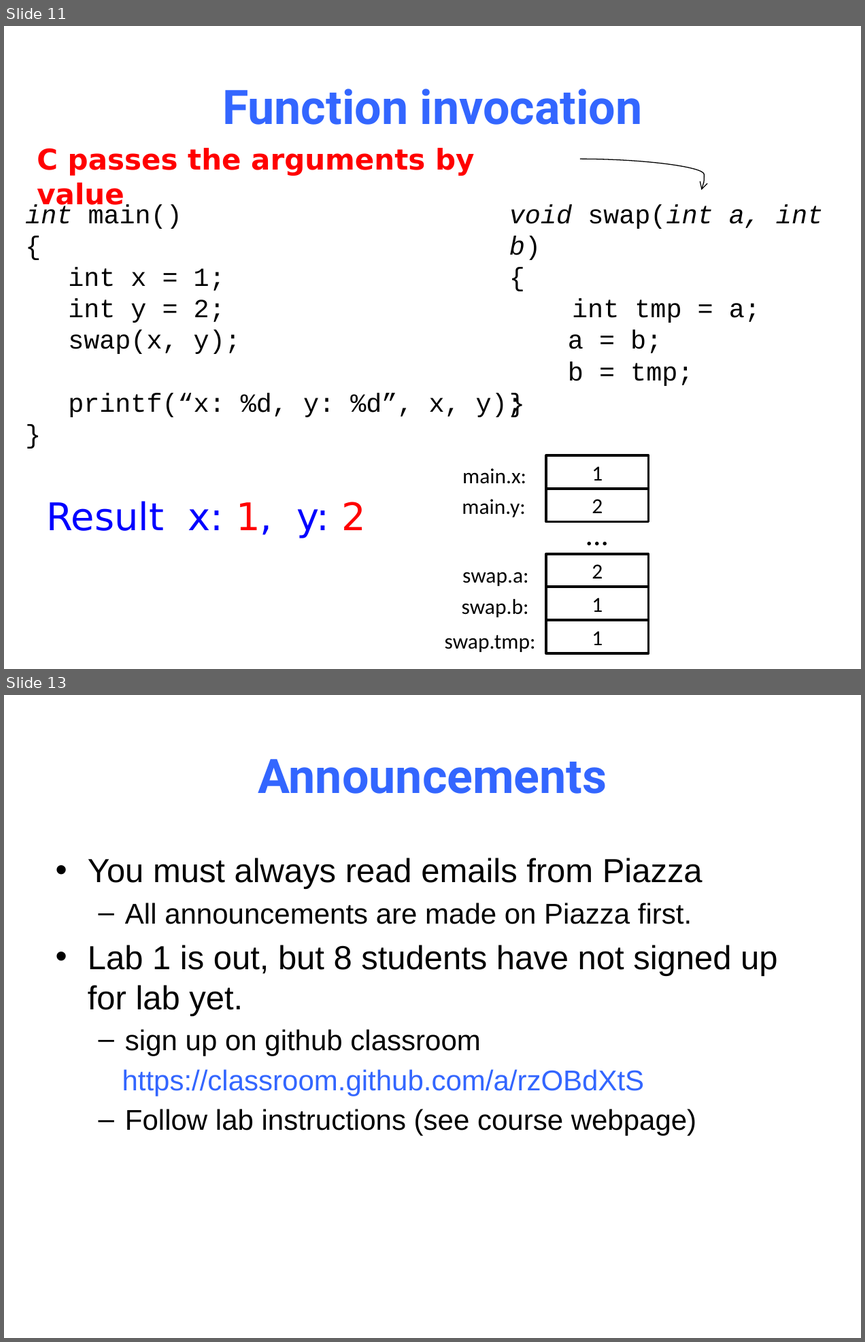
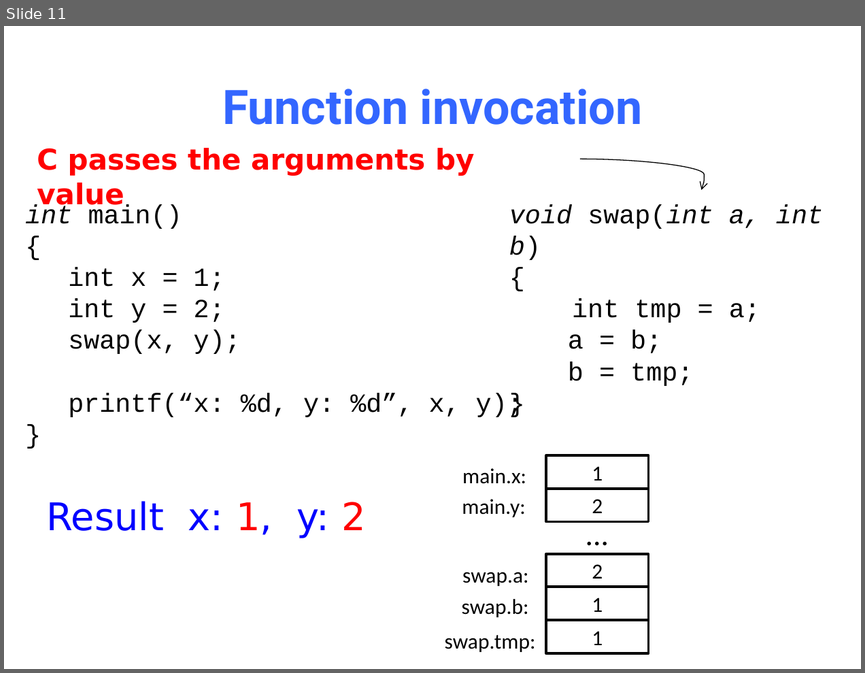
Before and after one commit to NYU-CSO/nyu-cso.github.io, a slide deck: notes/05-pointer_array.pptx. Shown one above the other, each under a label of ours: slides 11 and 13 before the commit, slide 11 after it; the slides between them are not shown. The pictures are 865x1342 and 865x673 pixels, drawn with LibreOffice and Linux fonts; fonts in the diff are those of the drawing. Boxes give left, top, right and bottom in pixels: in the first picture for what was removed or moved away, otherwise in the second. Text is boxed around its words. In the diff, an @@ line names an element or a change of style, - is before the commit and + after.

```diff
--- a/notes/05-pointer_array.pptx
+++ b/notes/05-pointer_array.pptx
@@ slide 13 removed at [4, 695, 861, 1338], background #FFFFFF @@
@@ title removed at [258, 759, 606, 794] @@
-Announcements
@@ text removed at [88, 858, 777, 1136] @@
-• You must always read emails from Piazza
-  – All announcements are made on Piazza first.
-• Lab 1 is out, but 8 students have not signed up for lab yet.
-  – sign up on github classroom
-  https://classroom.github.com/a/rzOBdXtS
-  – Follow lab instructions (see course webpage)
```
Also in this commit, not shown: 2 slides changed, 1 slide added, 3 other slides removed, 1 other file.
